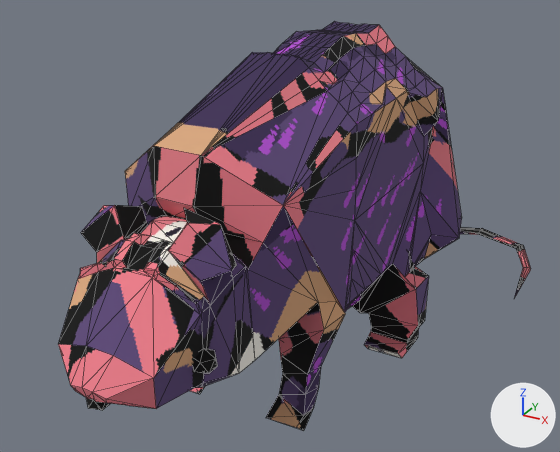
Before and after pictures for a commit that changed the glTF model public/models/bot/rat.glb.
The view is the same before and after, from a 50 mm lens placed at (9.8, -20.2, 13.2), pointed at (-0.8, -0.9, 3.6). Lighting does not change. The marker at lower right points along +X, +Y and +Z. The picture after the commit comes second. Mesh edges are drawn as thin lines. Vertices at exactly the same position are counted once.
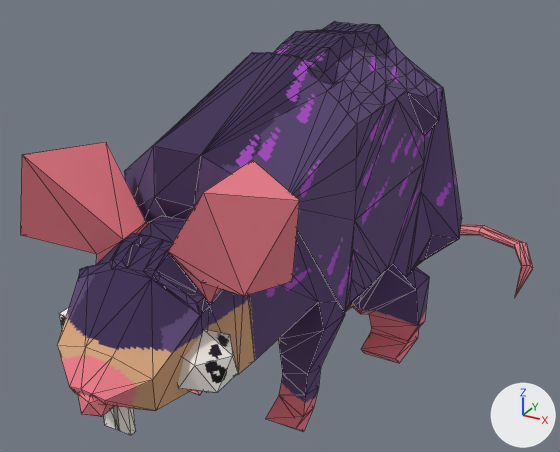
The change, as a list of edits to the scene's bpy script:
```text
Change me_cube:
    used by ob_cube; location = (0.0, 0.0, 0.0)
    verts and faces of me_cube; kept vertices keep their numbers, new ones are numbered from 654
    before: 235 (1.8, 0.0, -0.4) at pixel (363, 344), 236 (1.9, 0.1, -0.6) at pixel (367, 348), 237 (3.1, 0.1, -0.6) at pixel (401, 358), 238 (3.0, 0.0, -0.4) at pixel (398, 353)
    remove me_cube.from_pydata(...)  # 654 vertices, 1292 faces; spans x -3.8..5.3, y -10.5..11.1, z -0.6..9.4
    add me_cube.from_pydata(...)  # 670 vertices, 1316 faces; spans x -3.8..5.4, y -10.6..11.3, z -0.6..9.4
    me_cube part 1: a new loose piece, a box spanning x -0.37..0.05, y -9.72..-9.56, z 2.24..3.14, in mat_material_001 (picture img_rat)
    me_cube part 2: a new loose piece, a box spanning x -0.05..0.37, y -9.72..-9.56, z 2.25..3.15, in mat_material_001 (picture img_rat)
    me_cube part 3
    1 vertex is removed from x -1.6, y -8.7, z 5.1
    11 faces are deleted
    48 vertices move from x -2.1..2.0, y -10.4..-7.6, z 3.1..6.9 to x -3.5..3.5, y -10.6..-6.8, z 3.0..8.1
    1 vertex is added at (-1.7, -8.7, 5.1)
    11 new faces join them
    me_cube part 4
    3 vertices are removed from x 2.6..5.2, y 8.2..10.8, z -0.5..-0.4
    24 faces are deleted
    4 vertices in x -0.1..0.1, y 6.1..8.4, z -0.3..2.2 move by (0.0, 0.1, 0.1)
    4 vertices in x -0.1..2.6, y 5.7..10.7, z -0.6..2.1 move by (0.0, -0.1, 0.0)
    3 vertices in x -0.3..5.3, y 8.2..10.3, z -0.4..-0.3 move by (-0.1, 0.1, 0.1)
    3 vertices in x 0.3..4.6, y 8.3..11.1, z -0.6..-0.3 move by (0.1, 0.1, 0.1)
    3 vertices in x 0.3..5.3, y 8.2..8.3, z -0.5..-0.4 move by (0.1, 0.0, 0.0)
    27 vertices move from x -0.3..5.2, y 5.6..11.1, z -0.6..2.2 to x -0.5..5.1, y 5.6..11.3, z -0.6..2.3
    3 vertices are added at (2.6, 11.0, -0.3), (4.5, 10.2, -0.3), (5.3, 8.2, -0.3)
    24 new faces join them
    me_cube part 5
    add for i in [236, 237, 238]: verts[i] += (0.0, -0.2, 0.0)
    add verts[235] = (1.8, -0.2, -0.5)  # moved, pixel (360, 349)
    me_cube part 6: 1237 kept faces spanning x -3.8..5.4, y -10.6..11.3, z -0.6..9.4 get new texture (UV) coordinates
    other edits to the shape of me_cube do not show in these pictures
```

Changed parts and their boxes [x1, y1, x2, y2] in the pictures (560 x 452 px; the box of a moved part takes in the faces that stretch with it):
'Cube', reshaped (8% wider)
    before: [58, 21, 531, 430]
    after: [21, 21, 533, 435]
part 1 of me_cube, added
    after: [104, 406, 120, 431]
part 2 of me_cube, added
    after: [114, 406, 136, 435]
part 3 of me_cube, moved or reshaped
    before: [58, 205, 237, 410]
    after: [21, 142, 300, 417]
part 4 of me_cube, moved or reshaped
    before: [460, 227, 531, 298]
    after: [460, 224, 533, 297]
part 5 of me_cube, moved or reshaped
    before: [364, 332, 417, 358]
    after: [361, 332, 418, 363]
part 6 of me_cube, surface changed
    before: [58, 25, 530, 430]
    after: [21, 25, 533, 431]
